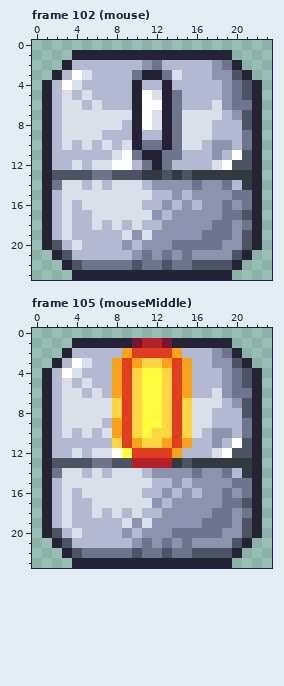
Pixel-art file -- src/assets/deepnightControllerIcons.aseprite. Above: the version before the commit.
24x24 pixels, 108 frames. Shown: frame 102 (mouse), frame 105 (mouseMiddle). The commit also changed other frames, which this record leaves out.
Once edited:
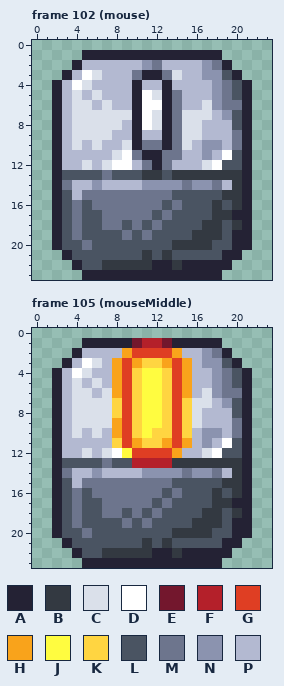
Palette (. is transparent): A #242234  B #333941  C #dae0ea  D #ffffff  E #73172d  F #b4202a  G #df3e23  H #f9a31b  J #fffc40  K #ffd541  L #4a5462  M #6d758d  N #8b93af  P #b3b9d1
What changed:
Changed rows in their new state; - is an unchanged pixel.
Frame 102 (mouse), layer "base":
first column x 1:
 1 ---.--------------.---
 2 --.A------------NMA.--
 3 -.APDC----------N-LA.-
 4 .APDC------------NMLA.
 5 .APCPC-----------NMLA.
 6 .AP-CPC---------CNM-A.
 7 .AP--------------PNLA.
 8 .AP-------------P--LA.
 9 .AP---C---------P--MA.
10 .APCPCP--------PN-PMA.
11 .A--------------NPDLA.
12 .A-PCP----------CDL-A.
13 .A---L--------B-----A.
14 .AMP-N-PPPN---MN-MPBA.
15 .ALPMMMMMMMMMLLLLLBBA.
16 .ALMLMMMMMMMLMLLLBLBA.
17 .ALMLLMMMMMLMLLLLBBAA.
18 .ALMLLMMLMLMLLLLBBLBA.
19 .ALMLLLLMLMLLLLBBBLAA.
20 .ALLMLLLLLLLLBBBBLLAA.
21 -.ALLLLLLLBLBLLLLLAA.-
22 --.ALLBBBBBAABAAAAA.--
23 ---.--------------.---
Frame 105 (mouseMiddle), layer "base": the same change as frame 102 (mouse)
